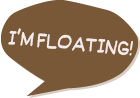
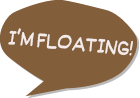
The second 140 x 98 image is a revision of the first. Changes to its layers:
renamed "Layer 0" to "Layer 1", painted on it over [0, 0, 140, 98]
